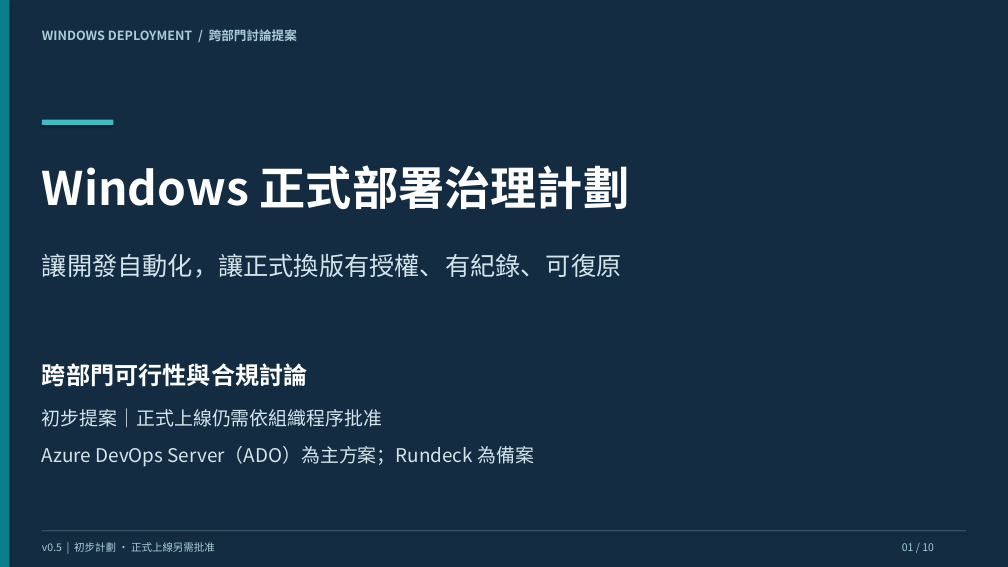
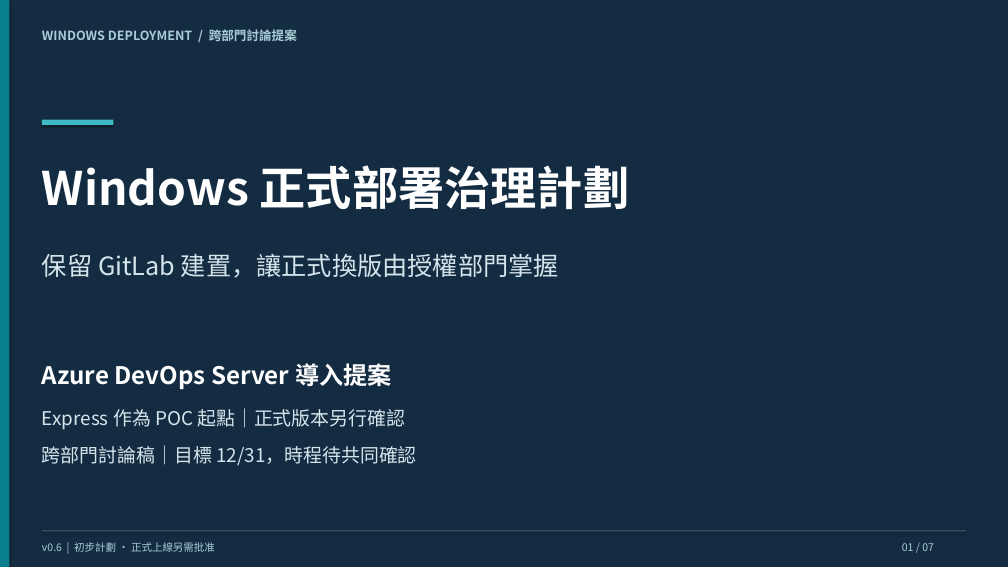
Before and after one commit to cyljacky02/gitlab-win-cicd, a slide deck: slide 1 of docs/presentations/windows-cd-initial-plan.pptx. Drawn at 1008x567 pixels with LibreOffice and Linux fonts; fonts in the diff are those of the drawing. Boxes give left, top, right and bottom in pixels: in the first picture for what was removed or moved away, otherwise in the second. Text is boxed around its words. In the diff, an @@ line names an element or a change of style, - is before the commit and + after.

Commit message:
docs: simplify Windows deployment proposal with event-driven ADO architecture

```diff
--- a/docs/presentations/windows-cd-initial-plan.pptx
+++ b/docs/presentations/windows-cd-initial-plan.pptx
@@ text at (42, 253, 559, 278): text changed @@
-讓開發自動化，讓正式換版有授權、有紀錄、可復原
+保留 GitLab 建置，讓正式換版由授權部門掌握
@@ text at (42, 363, 392, 390): text changed @@
-跨部門可行性與合規討論
+Azure DevOps Server 導入提案
@@ text at (42, 408, 405, 430): text changed @@
-初步提案｜正式上線仍需依組織程序批准
+Express 作為 POC 起點｜正式版本另行確認
@@ text at (42, 445, 417, 466): text changed @@
-Azure DevOps Server（ADO）為主方案；Rundeck 為備案
+跨部門討論稿｜目標 12/31，時程待共同確認
@@ text at (42, 542, 215, 552): text changed @@
-v0.5 | 初步計劃 · 正式上線另需批准
+v0.6 | 初步計劃 · 正式上線另需批准
@@ text at (902, 543, 934, 551): text changed @@
-01 / 10
+01 / 07
```
Also in this commit, not shown: 3 other slides changed, 3 slides added, 6 slides removed, 28 other files.
